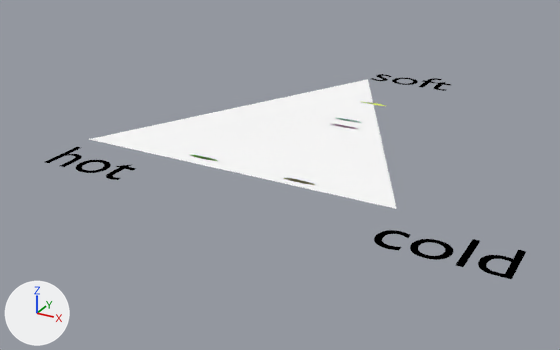
The Blender file cgs-oop/oop-blender-demo.blend: old version first, new version second.
One viewpoint serves both versions: a camera (50 mm lens) standing at (7.92, -8.32, 4.27) and looking at (2.49, 1.55, -0.66). Every picture has the same lights, and +X, +Y and +Z are marked at lower left.

Script lines for the objects in view, before the commit:
```python
ob_culture_0 = bpy.data.objects.new('culture_0', me_culture_0mesh)
ob_culture_0.location = (3.54, 0.16, 0.0)
ob_culture_0.scale = (1.2, 0.2, 0.0)
ob_culture_1 = bpy.data.objects.new('culture_1', me_culture_1mesh)
ob_culture_1.location = (3.12, 2.7, 0.0)
ob_culture_1.scale = (1.2, 0.2, 0.0)
ob_culture_2 = bpy.data.objects.new('culture_2', me_culture_2mesh)
ob_culture_2.location = (1.96, 0.23, 0.0)
ob_culture_2.scale = (1.2, 0.2, 0.0)
ob_culture_3 = bpy.data.objects.new('culture_3', me_culture_3mesh)
ob_culture_3.location = (3.18, 2.41, 0.0)
ob_culture_3.scale = (1.2, 0.2, 0.0)
ob_culture_4 = bpy.data.objects.new('culture_4', me_culture_4mesh)
ob_culture_4.location = (3.15, 3.69, 0.0)
ob_culture_4.scale = (1.2, 0.2, 0.0)
ob_kernel = bpy.data.objects.new('kernel', me_kernelmesh)
ob_kernel.location = (0.0, 0.0, 0.0)
ob_text = bpy.data.objects.new('Text', txt_text)
ob_text.location = (0.0, -1.0, 0.0)
# also in view: 'Text.002' at (5.85, -0.66, 0.0)
```
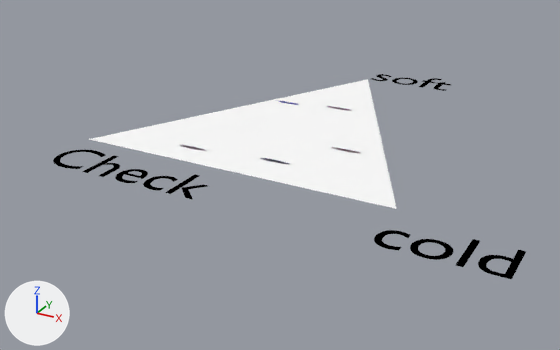
What the commit changed:
In text 'Text' (txt_text), body goes from 'hot' to 'Check'.
Object 'culture_4' (ob_culture_4) moves from (3.15, 3.69, 0.0) to (3.63, 1.48, 0.0).
Object 'culture_3' (ob_culture_3) moves from (3.18, 2.41, 0.0) to (1.6, 0.48, 0.0).
Object 'culture_2' (ob_culture_2) moves from (1.96, 0.23, 0.0) to (2.92, 0.62, 0.0).
Object 'culture_1' (ob_culture_1) moves from (3.12, 2.7, 0.0) to (1.83, 3.03, 0.0).
Object 'culture_0' (ob_culture_0) moves from (3.54, 0.16, 0.0) to (2.75, 3.18, 0.0).

Boxes [x1, y1, x2, y2] around the edits, measured in the pictures (560 x 350 px):
'Text', text changed: before [45, 147, 136, 180]; after [53, 150, 208, 199]
'culture_2', moved: before [192, 155, 217, 161]; after [261, 158, 289, 164]
'culture_0', moved: before [285, 178, 315, 185]; after [330, 107, 350, 111]
'culture_3', moved: before [331, 124, 357, 129]; after [180, 145, 205, 151]
'culture_4', moved: before [364, 102, 386, 106]; after [332, 147, 360, 153]
'culture_1', moved: before [336, 118, 362, 123]; after [278, 101, 299, 105]
